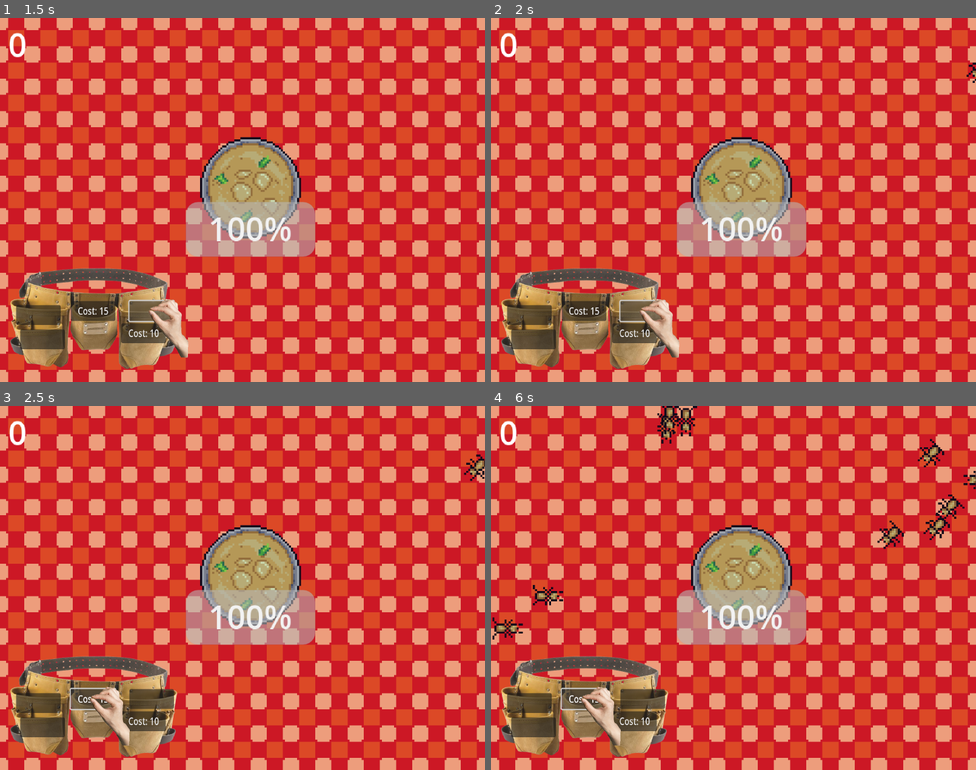
Above: before the commit, frames 1-4 (two rows, left to right).
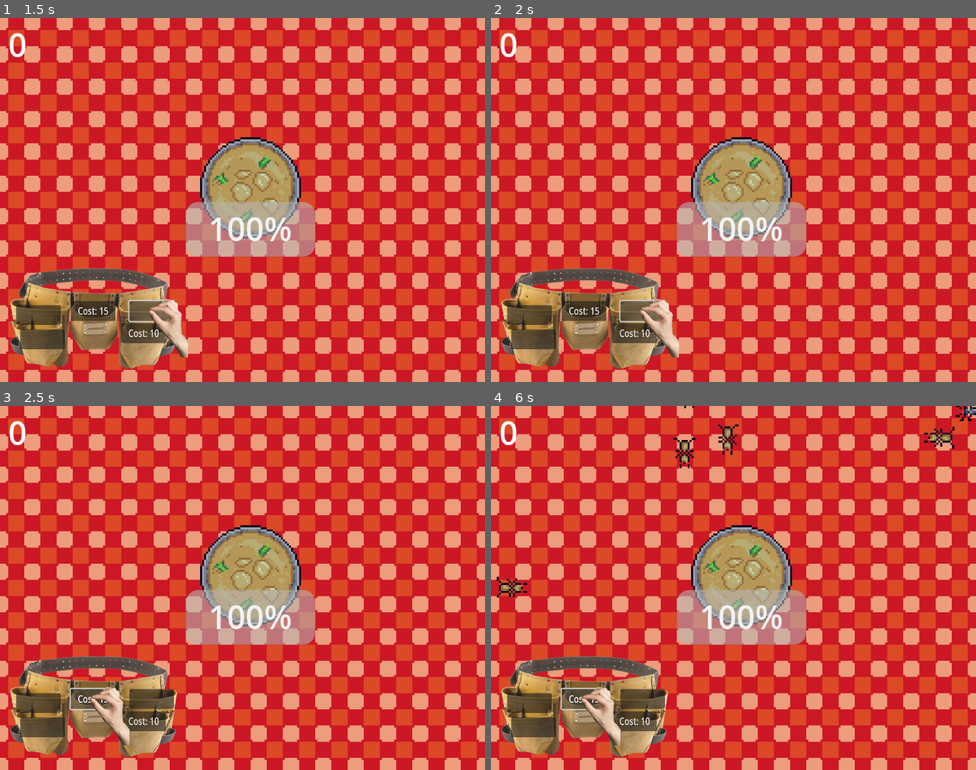
Above: after the commit, the same moments.

Repository: mattismoel/rage-room
Game: Godot game, scene res://scenes/game.tscn
Two runs of this game, one before a commit and one after it. Both use one fixed random seed, a clock stepped at 60 frames per second and the inputs below.
Inputs (mouse positions are in pixels of both pictures, inside the frame that each line leads up to):
- Up to frame 1 (1.5 s): click "Cost: 10" at 0.5 s; click (150, 312) at 1.25 s
- Up to frame 2 (2 s): no input
- Up to frame 3 (2.5 s): click "Cost: 15" at 2 s
- Up to frame 4 (6 s): click (534, 726) at 2.75 s; click (529, 704) at 3.5 s; click "Cost: 10" at 4.25 s; click (641, 700) at 5 s; click "Cost: 15" at 5.75 s

Frame 1 is identical in both runs. In frame 2, less than 0.1% of the frame differs, in the area x 98-100%, y 12-18%; in frame 3, 0.2%; in frame 4, 2.2%, in the area x 0-100%, y 0-65%.

Commit message:
update spawner config

Diff:
--- a/scenes/game.tscn
+++ b/scenes/game.tscn
@@ -10,6 +10,7 @@
 [ext_resource type="PackedScene" uid="uid://bxs1nmrkh8j5q" path="res://scenes/targets/soup/soup.tscn" id="8_0tnpc"]
 [ext_resource type="Script" uid="uid://pke0c4qm2rkn" path="res://scripts/spawner/spawn_tick_component.gd" id="8_gee14"]
 [ext_resource type="Texture2D" uid="uid://ddi0wkwb1ocpm" path="res://assets/table.png" id="9_0tnpc"]
+[ext_resource type="PackedScene" uid="uid://c60qb2i7f4vto" path="res://scenes/insects/spider/spider.tscn" id="10_dinhu"]
 [ext_resource type="PackedScene" uid="uid://fkur1724phpe" path="res://scenes/inventory.tscn" id="10_vtaks"]
 [ext_resource type="PackedScene" uid="uid://do7aob8ascrgo" path="res://scenes/currency/currency.tscn" id="12_kvuet"]
 
@@ -20,6 +21,12 @@
 script = ExtResource("2_lnu2h")
 scene = ExtResource("7_u5sy4")
 weight = 1.0
+metadata/_custom_type_script = "uid://7qy2yh4bqtbv"
+
+[sub_resource type="Resource" id="Resource_kvuet"]
+script = ExtResource("2_lnu2h")
+scene = ExtResource("10_dinhu")
+weight = 0.25
 metadata/_custom_type_script = "uid://7qy2yh4bqtbv"
 
 [node name="Game" type="Node2D"]
@@ -36,7 +43,7 @@
 position = Vector2(124, 84)
 
 [node name="AntSpawner" type="Node2D" parent="." node_paths=PackedStringArray("_spawn_timer", "_spawner_component")]
-position = Vector2(267, 15)
+position = Vector2(190, 47)
 script = ExtResource("1_lnu2h")
 _spawn_timer = NodePath("SpawnTimer")
 _spawner_component = NodePath("AreaSpawner")
@@ -48,6 +55,7 @@
 script = ExtResource("8_gee14")
 
 [node name="AreaSpawner" type="Area2D" parent="AntSpawner" node_paths=PackedStringArray("_container", "_entry_selector")]
+position = Vector2(95, -63)
 script = ExtResource("4_gee14")
 _container = NodePath(".")
 _entry_selector = NodePath("WeightedSpawnEntrySelector2")
@@ -59,7 +67,7 @@
 
 [node name="WeightedSpawnEntrySelector2" type="Node" parent="AntSpawner/AreaSpawner"]
 script = ExtResource("6_gee14")
-_entries = Array[ExtResource("2_lnu2h")]([SubResource("Resource_0tnpc")])
+_entries = Array[ExtResource("2_lnu2h")]([SubResource("Resource_0tnpc"), SubResource("Resource_kvuet")])
 metadata/_custom_type_script = "uid://c8f6fbvcun4wt"
 
 [node name="AntSpawner2" type="Node2D" parent="." node_paths=PackedStringArray("_spawn_timer", "_spawner_component")]
Not shown: 1 places in scenes/game.tscn that only renumber resources
